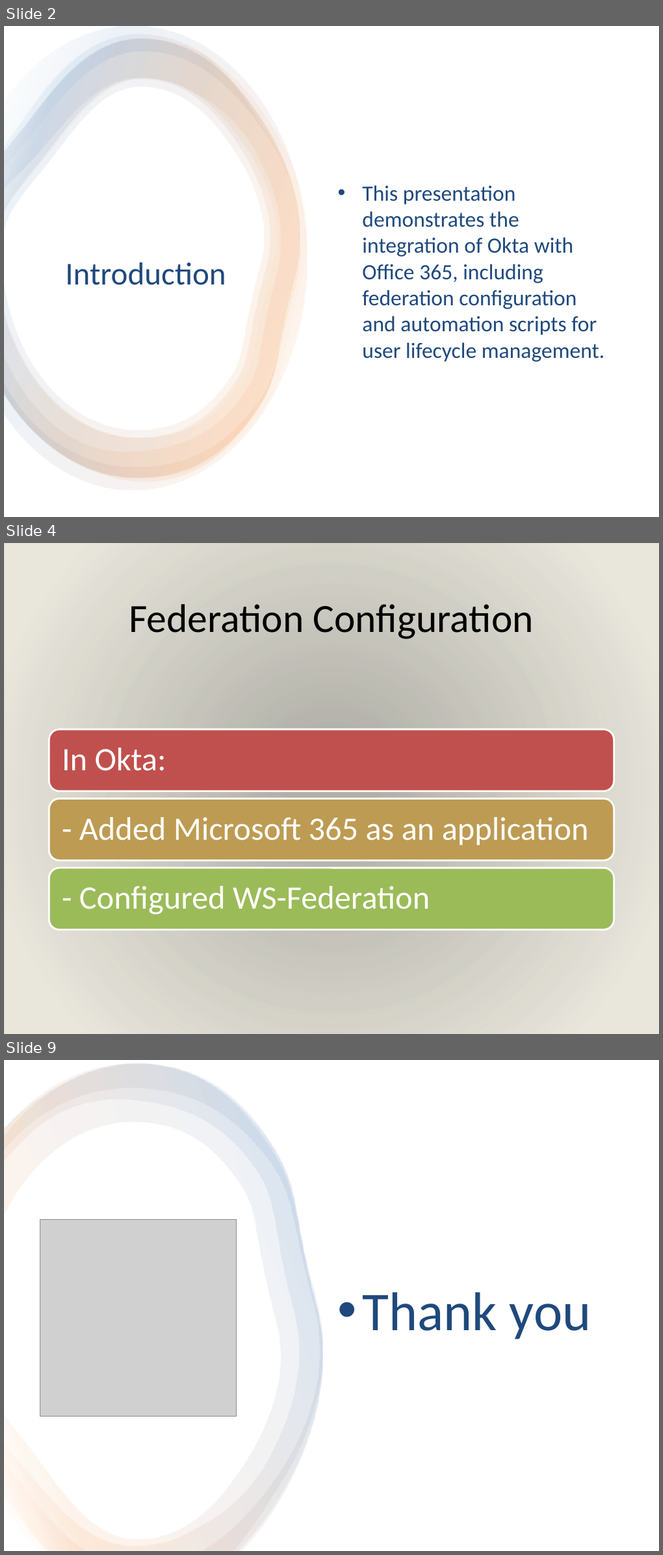
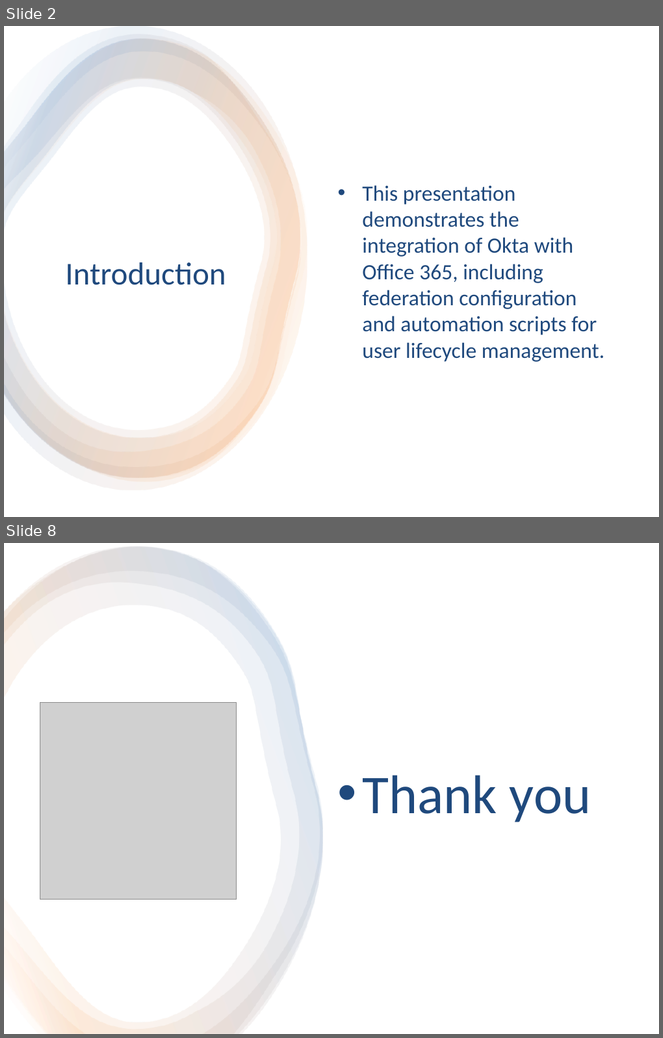
Before and after one commit to pruthvirajDarapu/okta-fedaration-task, a slide deck: Okta_and_Office_365_Federation_Demo.pptx. Shown one above the other, each under a label of ours: slides 2, 4 and 9 before the commit, slides 2 and 8 after it; the slides between them are not shown. The pictures are 663x1555 and 663x1038 pixels, drawn with LibreOffice and Linux fonts; fonts in the diff are those of the drawing; grey boxes stand for pictures; background and template pictures are left out; a plain dark background stands for a picture behind light text. Boxes give left, top, right and bottom in pixels: in the first picture for what was removed or moved away, otherwise in the second. Text is boxed around its words. In the diff, an @@ line names an element or a change of style, - is before the commit and + after.

```diff
--- a/Okta_and_Office_365_Federation_Demo.pptx
+++ b/Okta_and_Office_365_Federation_Demo.pptx
@@ slide 4 removed at <box>4,543,659,1034</box>, background picture (left out) @@
@@ rectangle removed at <box>4,543,659,1034</box> @@
@@ title removed at <box>129,604,533,639</box> @@
-Federation Configuration
@@ group removed at <box>50,730,614,930</box>: 3 rounded rectangles, 3 texts @@
-In Okta:
-- Added Microsoft 365 as an application
-- Configured WS-Federation
@@ what was slide 9 is now slide 8 @@
```
Also in this commit, not shown: 2 slides changed, 4 slides added, 4 other slides removed, 3 other files.
